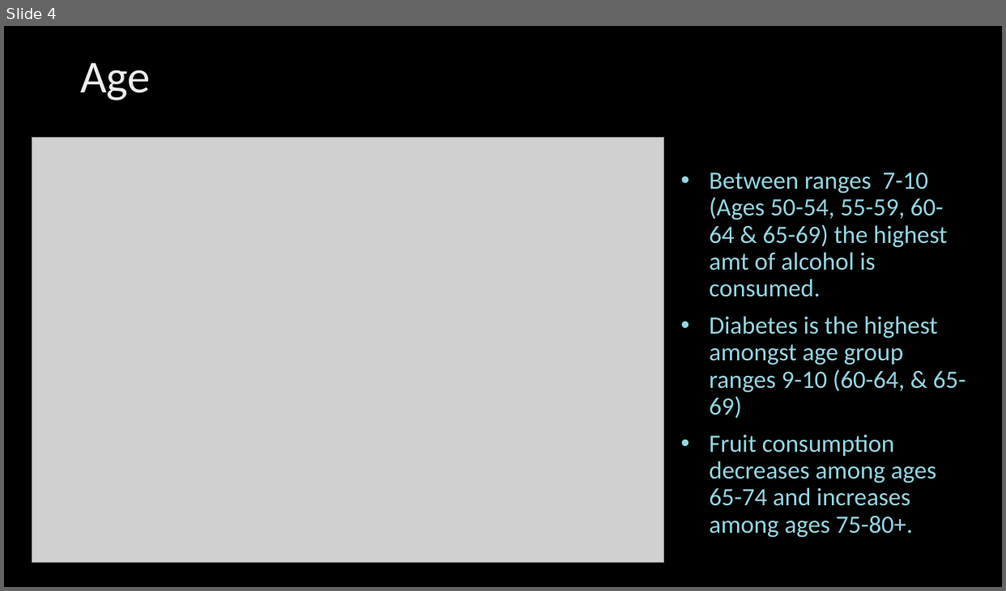
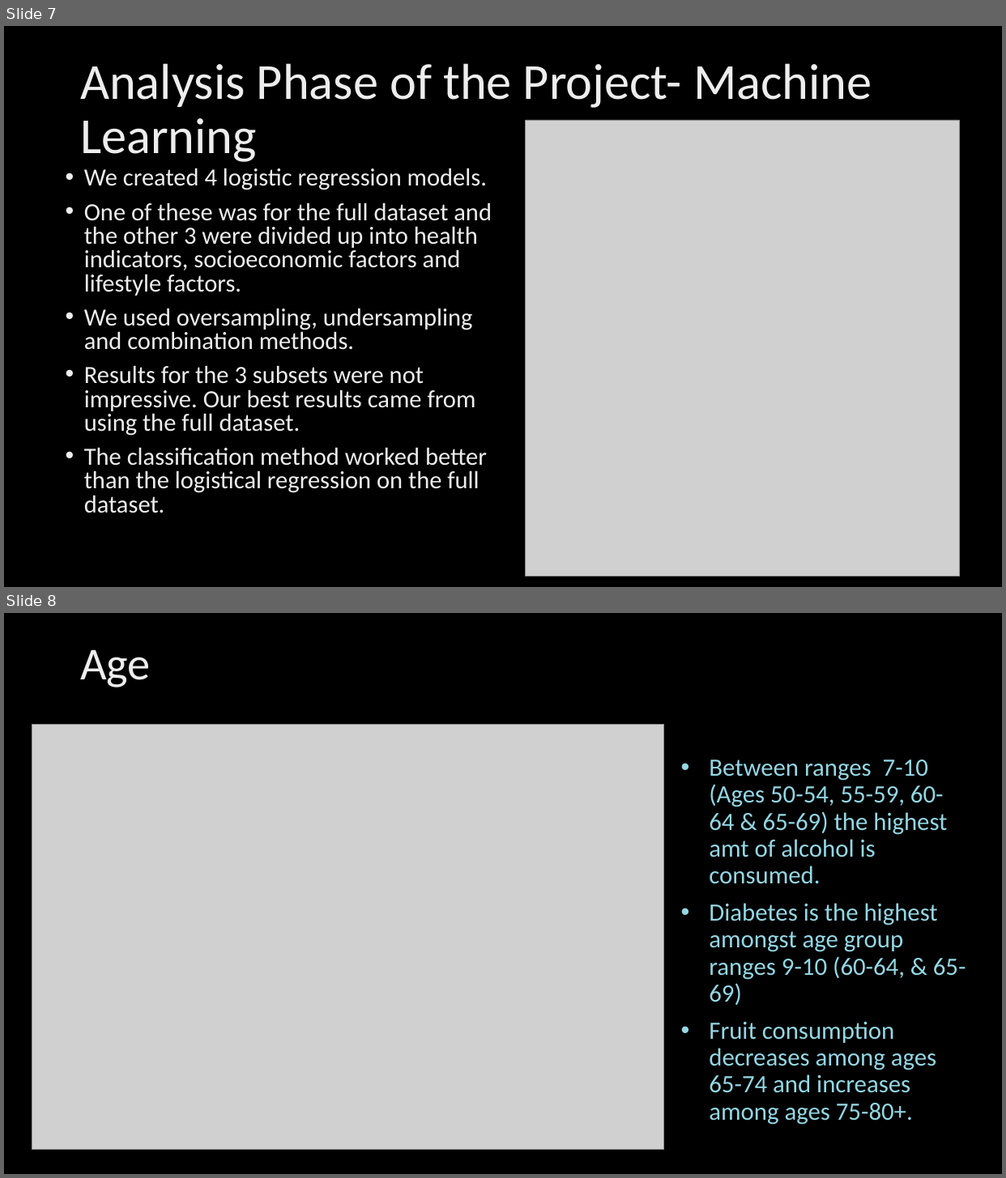
Before and after one commit to Rosedragon87/Capstone_Project_2021, a slide deck: Data_Science_Capstone_2021.pptx. Shown one above the other, each under a label of ours: slide 4 before the commit, slides 7 and 8 after it. The pictures are 1006x591 and 1006x1178 pixels, drawn with LibreOffice and Linux fonts; fonts in the diff are those of the drawing; grey boxes stand for pictures; background and template pictures are left out. Boxes give left, top, right and bottom in pixels: in the first picture for what was removed or moved away, otherwise in the second. Text is boxed around its words. In the diff, an @@ line names an element or a change of style, - is before the commit and + after.

```diff
--- a/Data_Science_Capstone_2021.pptx
+++ b/Data_Science_Capstone_2021.pptx
@@ slide 7 added at bbox=[4, 26, 1002, 587], background picture (left out) @@
@@ title added at bbox=[80, 63, 872, 162], 48.6 pt, text gradient #BFBFBF to #EDEDED to #FFFFFF @@
+Analysis Phase of the Project- Machine Learning
@@ picture added at bbox=[525, 120, 959, 577] @@
@@ text added at bbox=[84, 168, 492, 514], 23.8 pt, text gradient #BFBFBF to #EDEDED to #FFFFFF @@
+• We created 4 logistic regression models.
+• One of these was for the full dataset and the other 3 were divided up into health indicators, socioeconomic factors and lifestyle factors.
+• We used oversampling, undersampling and combination methods.
+• Results for the 3 subsets were not impressive. Our best results came from using the full dataset.
+• The classification method worked better than the logistical regression on the full dataset.
@@ what was slide 4 is now slide 8 @@
```
Also in this commit, not shown: 5 slides changed, 8 other slides added, 12 slides removed.
